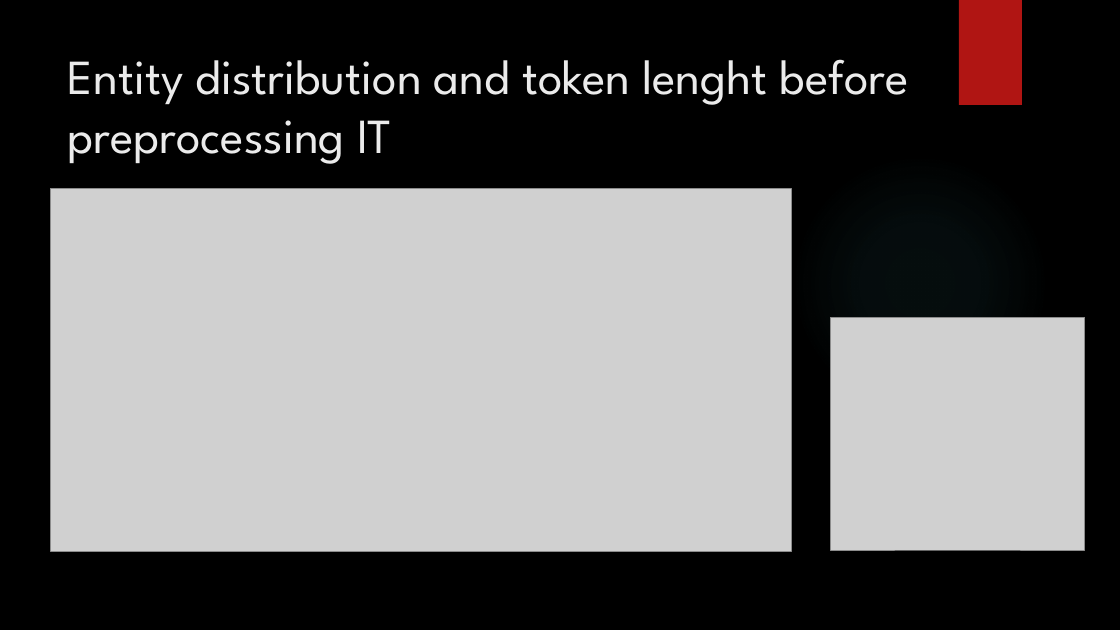
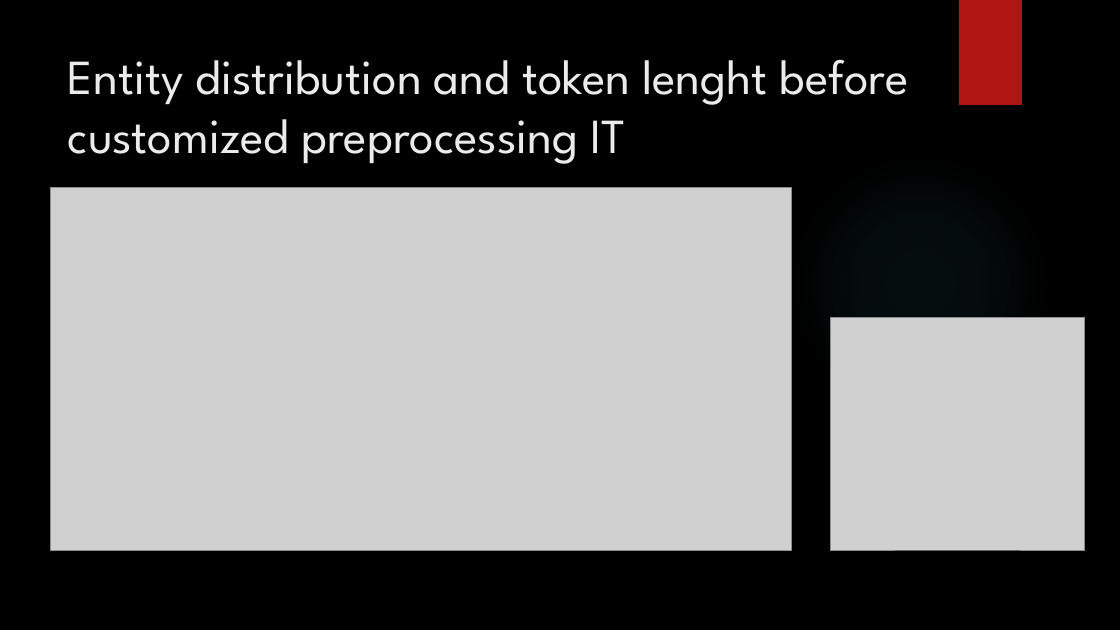
Before and after one commit to Beabir/TaskModule4_MNER, a slide deck: slide 11 of CAS NLP Module 4_jd_bb.pptx. Drawn at 1120x630 pixels with LibreOffice and Linux fonts; fonts in the diff are those of the drawing; grey boxes stand for pictures; background and template pictures are left out. Boxes give left, top, right and bottom in pixels: in the first picture for what was removed or moved away, otherwise in the second. Text is boxed around its words. In the diff, an @@ line names an element or a change of style, - is before the commit and + after.

```diff
--- a/CAS NLP Module 4_jd_bb.pptx
+++ b/CAS NLP Module 4_jd_bb.pptx
@@ title at (68,59,909,164): text changed @@
-Entity distribution and token lenght before preprocessing IT
+Entity distribution and token lenght before customized preprocessing IT
```
Also in this commit, not shown: 9 other slides changed, 2 slides added, 1 other file.
